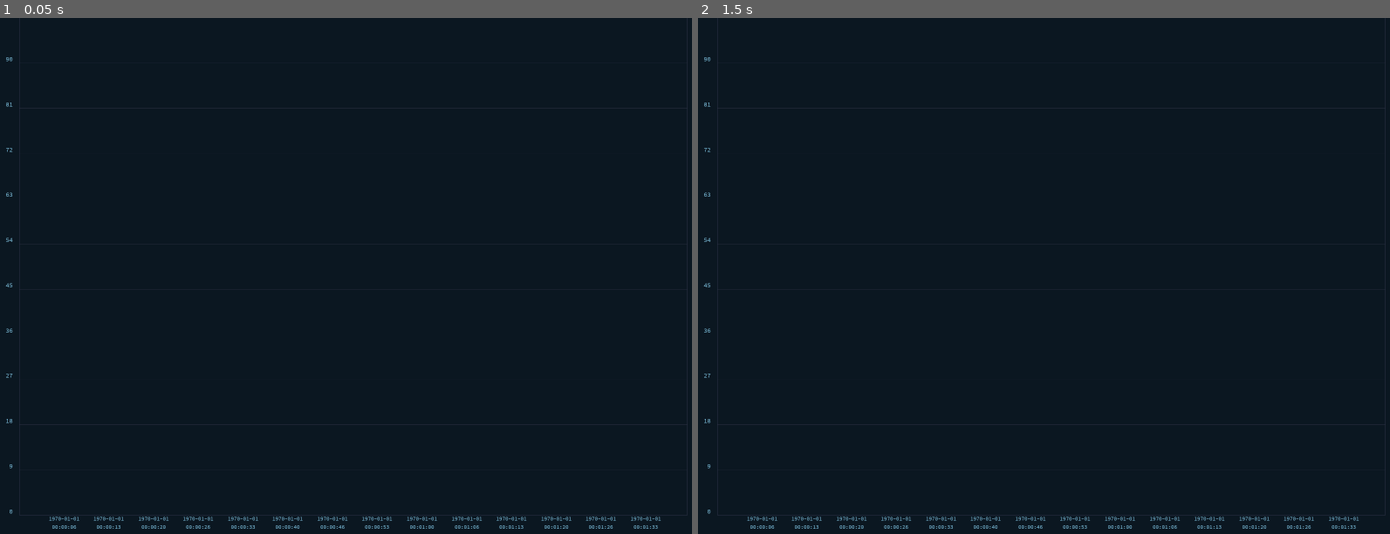
Above: before the commit, frames 1-2 (left to right).
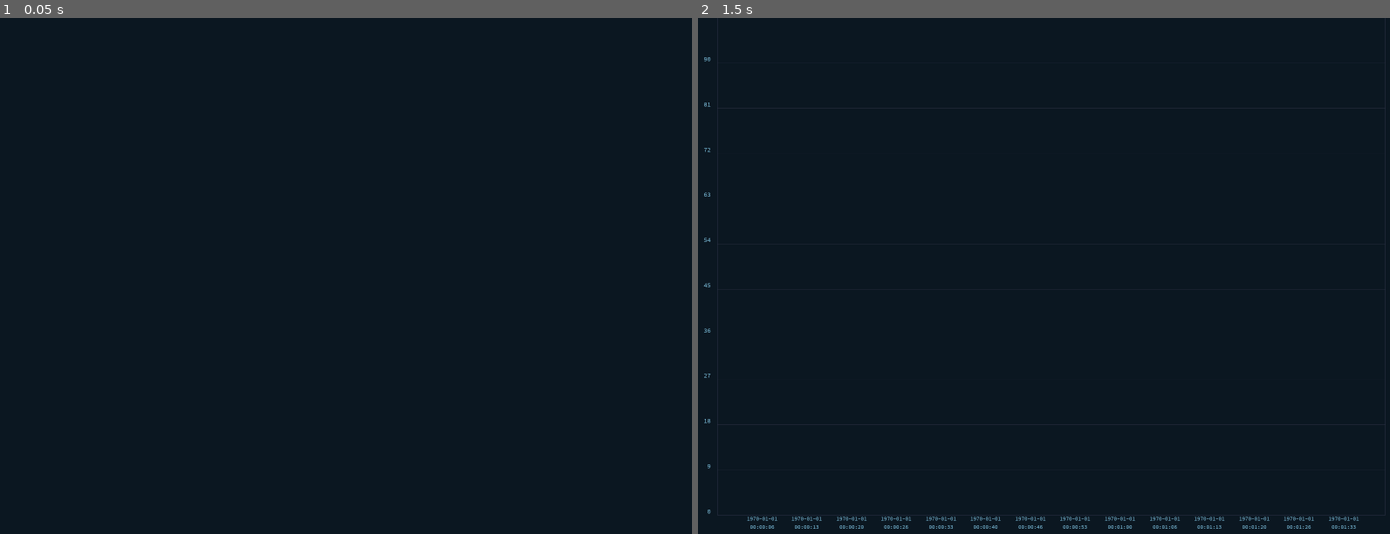
Above: after the commit, the same moments.

Repository: someengineering/resoto-ui
Game: Godot game, scene res://components/dashboard/widget_chart/widget_chart.tscn
Two runs of this game, one before a commit and one after it. Both use one fixed random seed, a clock stepped at 60 frames per second and the inputs below. This scene is started directly instead of the project's main scene.
Inputs (mouse positions are in pixels of both pictures, inside the frame that each line leads up to):
- Up to frame 1 (0.05 s): no input
- Up to frame 2 (1.5 s): tap Enter at 0.5 s; move the mouse to (1196, 255) at 0.52 s; hold Right 0.53-1.25 s; tap 1 at 0.6 s; click (1196, 255) at 0.67 s; tap Space at 1.25 s; drag from (898, 306) to (1009, 384) at 1.27 s

The runs differ from the first frame. In frame 1, 0.5% of the frame differs, in the area x 0-100%, y 7-99%; in frame 2, nothing differs.

Commit message:
Improved Chart performance

Diff:
--- a/src/components/dashboard/dashboard_container.gd
+++ b/src/components/dashboard/dashboard_container.gd
@@ -1,6 +1,7 @@
 class_name DashboardContainer
 extends Control
 
+const min_resolution := 144
 const WidgetScenes := {
 	"Indicator" : preload("res://components/dashboard/widget_indicator/widget_indicator.tscn"),
 	"Chart" : preload("res://components/dashboard/widget_chart/widget_chart.tscn"),
@@ -55,7 +56,7 @@
 
 	add_widget_popup.from_date = $DateRangeSelector.from.unix_time
 	add_widget_popup.to_date = $DateRangeSelector.to.unix_time
-	add_widget_popup.interval = 144 # 500 points in a day
+	add_widget_popup.interval = 144
 	dashboard.ts_start = $DateRangeSelector.from.unix_time
 	dashboard.ts_end = $DateRangeSelector.to.unix_time
 	dashboard.step = 144
@@ -109,12 +110,13 @@
 
 func _on_DateRangeSelector_range_selected(start : int, end : int, text : String) -> void:
 	date_button.text = text
+	var time_range_in_hours = float(end-start)/3600
 	add_widget_popup.from_date = start
 	add_widget_popup.to_date = end
-	add_widget_popup.interval = int(float(end-start)/500.0)
+	add_widget_popup.interval = max(int(float(end-start)/500.0), min_resolution/time_range_in_hours)
 	dashboard.ts_end = end
 	dashboard.ts_start = start
-	dashboard.step = int(float(end-start)/500.0)
+	dashboard.step = max(int(float(end-start)/500.0), min_resolution/time_range_in_hours)
 	force_refresh = true
 	if initial_load:
 		emit_signal("dashboard_changed", self)
--- a/src/components/dashboard/widget_chart/widget_chart.gd
+++ b/src/components/dashboard/widget_chart/widget_chart.gd
@@ -15,7 +15,11 @@
 var series_scene := preload("res://components/dashboard/widget_chart/widget_chart_serie.tscn")
 var mouse_on_graph := false
 
-var step := 1
+var is_dirty:= false
+var force_update_graph_area:= false
+var dirty_timer:= 0.0
+
+var step := 144
 var prev_origin : Vector2
 
 var colors := [
@@ -36,6 +40,7 @@
 onready var y_labels := $Viewport/GridContainer/YLabels
 onready var grid := $Viewport/GridContainer/Grid
 onready var legend_pos := $Grid/LegendPosition
+onready var viewport := $Viewport
 
 
 func _ready() -> void:
@@ -43,6 +48,7 @@
 	if get_parent().get_parent() is WidgetContainer:
 		get_parent().get_parent().connect("moved_or_resized", self, "_on_Grid_resized")
 	_on_Grid_resized()
+	hide()
 
 
 func _input(event) -> void:
@@ -57,6 +63,8 @@
 			legend_container.remove_child(label)
 			label.queue_free()
 
+		var ratio := Vector2(x_range / graph_area.rect_size.x,(max_y_value - min_y_value) / graph_area.rect_size.y)
+
 		for i in series.size():
 			var index = series.size() - i - 1
 			var l := Label.new()
@@ -74,7 +82,7 @@
 			if line.get_meta("stack"):
 				closest_point.y += stacked
 				stacked = closest_point.y
-			line.show_indicator(transform_point(closest_point))
+			line.show_indicator(transform_point(closest_point, ratio))
 
 		# Sort labels
 		for i in legend_container.get_child_count():
@@ -96,21 +104,9 @@
 func _on_Grid_resized() -> void:
 	if not is_instance_valid(x_labels):
 		return
-
-	yield(VisualServer,"frame_post_draw")
-	$Viewport.size = rect_size
+	viewport.size = rect_size
 	$Viewport/GridContainer.rect_size = rect_size
-
-	complete_update()
-	var n = x_labels.get_child_count()
-	if n > 0:
-		x_labels.get_child(0).rect_min_size.x = grid.rect_size.x / divisions.x / 2
-		x_labels.get_child(n - 1).rect_min_size.x = grid.rect_size.x / divisions.x / 2
-
-	grid.material.set_shader_param("grid_divisions", divisions)
-	grid.material.set_shader_param("size", grid.rect_size)
-
-	legend_pos.rect_size = graph_area.rect_size
+	complete_update(false)
 
 
 func update_series() -> void:
@@ -124,6 +120,7 @@
 	var stacked : PoolRealArray = []
 	stacked.resize(range(0, x_range, step).size())
 	stacked.fill(0)
+	var ratio := Vector2(x_range / graph_area.rect_size.x,(max_y_value - min_y_value) / graph_area.rect_size.y)
 	for i in n:
 		var index = n - i - 1
 		var line : Line2D = graph_area.get_child(index)
@@ -137,7 +134,7 @@
 			if line.get_meta("stack"):
 				point.y += stacked[j]
 				stacked[j] = point.y
-			values.append(transform_point(point))
+			values.append(transform_point(point, ratio))
 		line.points = values
 		line.global_position = origin
 
@@ -247,14 +244,52 @@
 			if maxy < value.y:
 				maxy = value.y
 
-
 	max_y_value = maxy + (maxy - miny) * 0.1 if maxy != miny else maxy * 1.1
 	min_y_value = miny - (maxy - miny) * 0.1 if maxy != miny else miny * 0.9
 	if miny == 0:
 		min_y_value = 0
 
 
+func do_complete_update():
+	if auto_scale:
+		set_scale_from_series()
+	update_series()
+	update_graph_area(force_update_graph_area)
+
+	var n = x_labels.get_child_count()
+	if n > 0:
+		x_labels.get_child(0).rect_min_size.x = grid.rect_size.x / divisions.x / 2
+		x_labels.get_child(n - 1).rect_min_size.x = grid.rect_size.x / divisions.x / 2
+
+	grid.material.set_shader_param("grid_divisions", divisions)
+	grid.material.set_shader_param("size", grid.rect_size)
+
+	legend_pos.rect_size = graph_area.rect_size
+	force_update_graph_area = false
+	is_dirty = false
+	dirty_timer = 0.0
+	yield(VisualServer, "frame_post_draw")
+	viewport.render_target_update_mode = Viewport.UPDATE_ONCE
+	viewport.render_target_clear_mode = Viewport.CLEAR_MODE_ONLY_NEXT_FRAME
+	show()
+
+
+func complete_update(_force_update_graph_area:bool=false):
+	dirty_timer = 0.0
+	if _force_update_graph_area:
+		force_update_graph_area = true
+	is_dirty = true
+
+	viewport.render_target_update_mode = Viewport.UPDATE_DISABLED
+	viewport.render_target_clear_mode = Viewport.CLEAR_MODE_NEVER
+
+
 func _process(_delta : float) -> void:
+	if is_dirty:
+		dirty_timer += _delta
+		if dirty_timer > 0.2:
+			do_complete_update()
+
 	var origin : Vector2 = graph_area.rect_global_position + Vector2(0, graph_area.rect_size.y)
 
 	if prev_origin != origin:
@@ -264,14 +299,7 @@
 				line.global_position = origin
 
 	legend_pos.rect_size = graph_area.rect_size
-	legend_pos.rect_position = $Viewport/GridContainer/Grid.rect_position
-
-
-func complete_update(force_update_graph_area := false) -> void:
-	if auto_scale:
-		set_scale_from_series()
-	update_series()
-	update_graph_area(force_update_graph_area)
+	legend_pos.rect_position = grid.rect_position
 
 
 func find_closest_at_x(target_x : float, serie : PoolVector2Array) -> Vector2:
@@ -314,6 +342,8 @@
 	for line in graph_area.get_children():
 		line.indicator.visible = true
 	mouse_on_graph = true
+	viewport.render_target_update_mode = Viewport.UPDATE_WHEN_VISIBLE
+	viewport.render_target_clear_mode = Viewport.CLEAR_MODE_ALWAYS
 	yield(VisualServer,"frame_post_draw")
 	legend.visible = true
 
@@ -323,16 +353,13 @@
 		line.indicator.visible = false
 	legend.visible = false
 	mouse_on_graph = false
-
-
-func transform_point(point : Vector2) -> Vector2:
-	var ratio := Vector2(x_range / graph_area.rect_size.x,(max_y_value - min_y_value) / graph_area.rect_size.y)
-	point += Vector2(0, -min_y_value)
-	point /= ratio
-	point.y *= -1
-	if point.y >= 0.0:
-		point.y = -0.0001
-	return point
+	viewport.render_target_update_mode = Viewport.UPDATE_ONCE
+	viewport.render_target_clear_mode = Viewport.CLEAR_MODE_ONLY_NEXT_FRAME
+
+
+func transform_point(point : Vector2, ratio : Vector2) -> Vector2:
+	point = ((point + Vector2(0, -min_y_value)) / ratio)
+	return Vector2(point.x, min(-point.y, -0.0001))
 
 
 func get_csv(separator := ",", end_of_line := "\n") -> String:
--- a/src/scripts/autoloads/global.gd
+++ b/src/scripts/autoloads/global.gd
@@ -54,6 +54,6 @@
 func start_benchmark():
 	time_before = OS.get_ticks_msec()
 
-func stop_benchmark():
+func stop_benchmark(_text:String = "-"):
 	var total_time = OS.get_ticks_msec() - time_before
-	print("Benchmark: " + str(total_time))
+	print("Benchmark (%s): %s" % [_text, str(total_time)])
